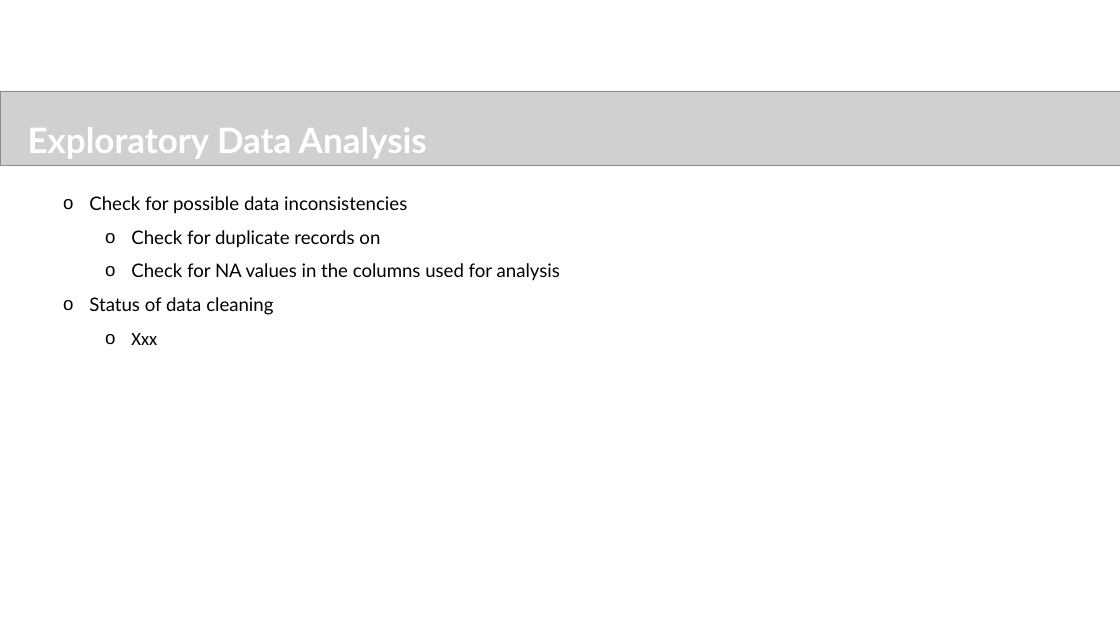
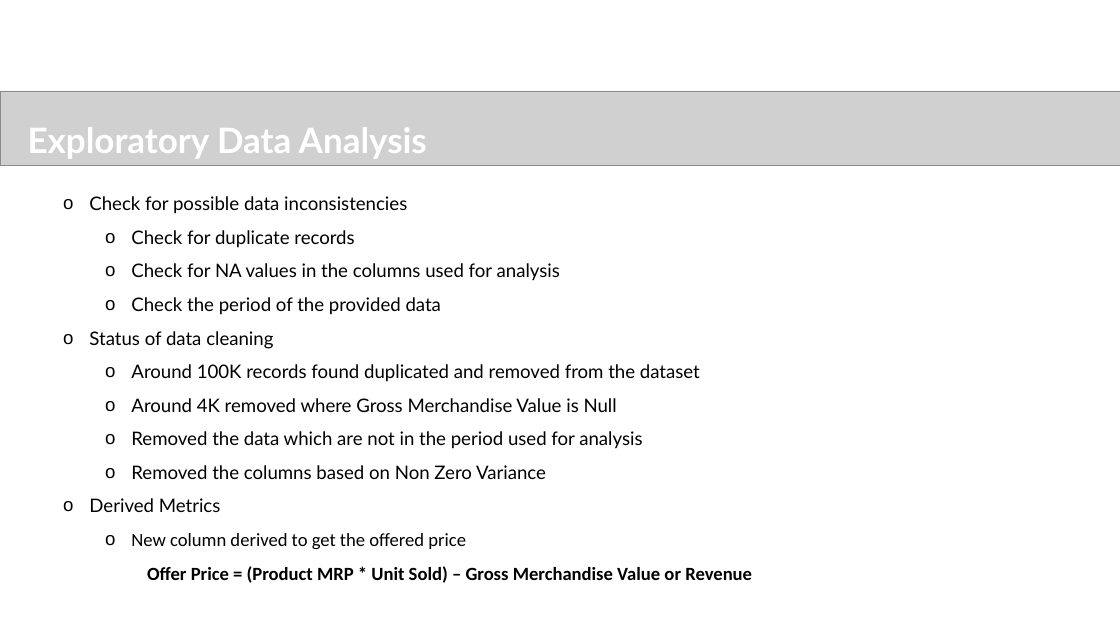
Before and after one commit to sureshballa/data-science-projects, a slide deck: slide 9 of Capstone Project/Ecommerce_Capstone_Project.pptx (slide 8 before the commit). Drawn at 1120x630 pixels with LibreOffice and Linux fonts; fonts in the diff are those of the drawing; grey boxes stand for pictures; background and template pictures are left out. Boxes give left, top, right and bottom in pixels: in the first picture for what was removed or moved away, otherwise in the second. Text is boxed around its words. In the diff, an @@ line names an element or a change of style, - is before the commit and + after.

Commit message:
PPT

```diff
--- a/Capstone Project/Ecommerce_Capstone_Project.pptx
+++ b/Capstone Project/Ecommerce_Capstone_Project.pptx
@@ text at (x1=131, y1=230, x2=354, y2=248): text changed @@
-    o Check for duplicate records on
+    o Check for duplicate records
@@ text at (x1=131, y1=297, x2=441, y2=315): paragraph added @@
+    o Check the period of the provided data
@@ text at (x1=89, y1=364, x2=752, y2=583): text changed; font Calibri to Lato @@
-    o Xxx
+    o Around 100K records found duplicated and removed from the dataset
+    o Around 4K removed where Gross Merchandise Value is Null
+    o Removed the data which are not in the period used for analysis
+    o Removed the columns based on Non Zero Variance
+  o Derived Metrics
+    o New column derived to get the offered price
+    Offer Price = (Product MRP * Unit Sold) – Gross Merchandise Value or Revenue
```
Also in this commit, not shown: 2 slides added.
